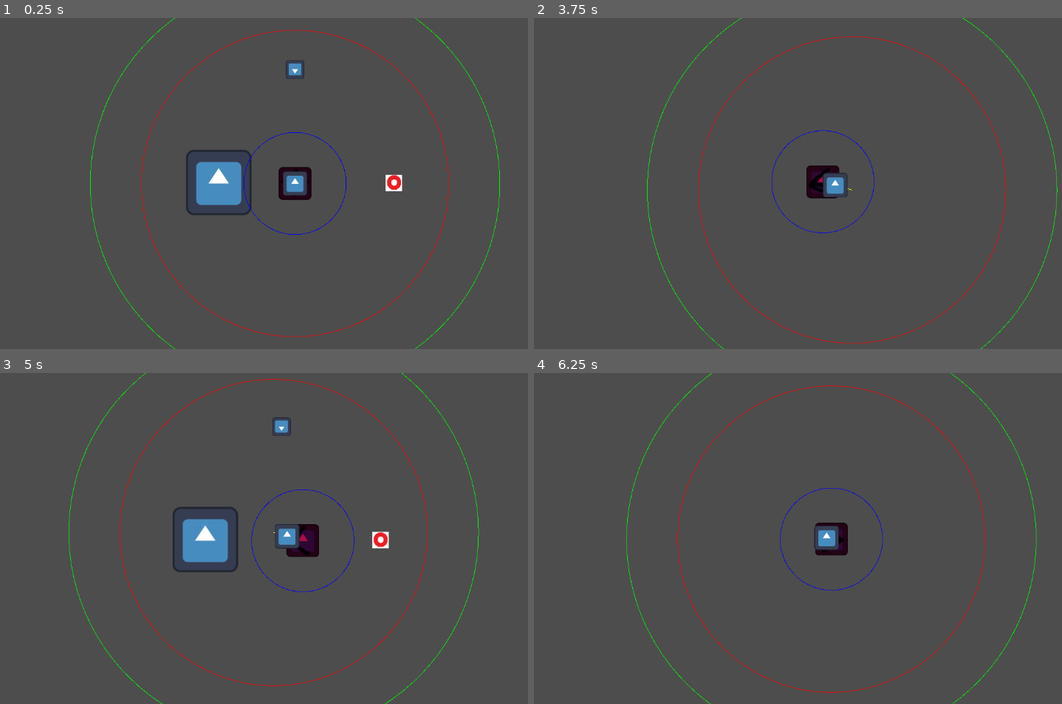
Above: before the commit, frames 1-4 (two rows, left to right).
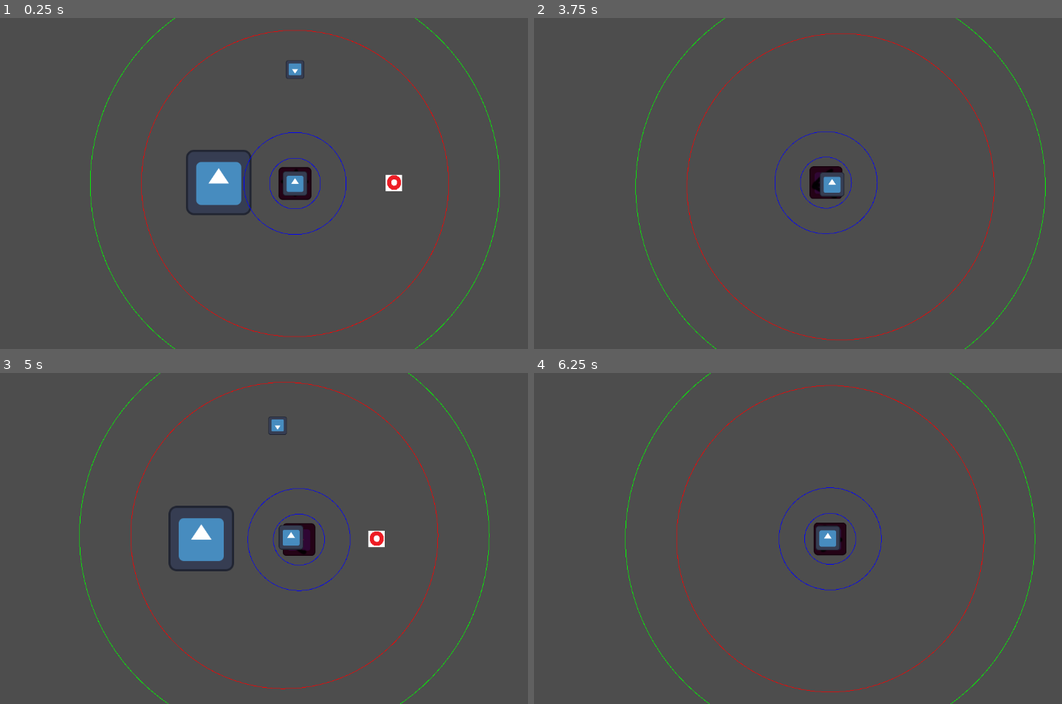
Above: after the commit, the same moments.

Repository: Tomko-Code/Relic-Seekers
Game: Godot game, scene res://src/mockup/test.tscn
The game is run twice, just before and just after one commit, with the same random seed, the same clock (stepped at 60 frames per second) and the same inputs. The engine's default icon, where the game draws it, is replaced by a stand-in: a white triangle on a blue panel in a dark square.
Inputs (mouse positions are in pixels of both pictures, inside the frame that each line leads up to):
- Up to frame 1 (0.25 s): no input
- Up to frame 2 (3.75 s): tap Enter at 0.5, 2.75 s; move the mouse to (956, 166) at 0.52 s; hold D (move_right) 0.53-1.28 s; move the mouse to (713, 200) at 1.27 s; hold S (move_down) 1.28-2.03 s; tap Space at 2, 3.5 s; move the mouse to (887, 110) at 2.02 s; hold D (move_right) 2.03-2.78 s; move the mouse to (798, 249) at 2.77 s; hold W (move_up) 2.78-3.53 s; move the mouse to (1003, 233) at 3.52 s; hold A (move_left) from 3.53 s (still down)
- Up to frame 3 (5 s): keep holding A (move_left); move the mouse to (116, 488) at 4.27 s
- Up to frame 4 (6.25 s): move the mouse to (856, 538) at 5.02 s; release A (move_left) at 5.03 s; hold S (move_down) 5.03-5.78 s; move the mouse to (739, 455) at 5.77 s; hold D (move_right) from 5.78 s (still down)

The runs differ from the first frame. In frame 1, less than 0.1% of the frame differs, in the area x 51-61%, y 42-58%; in frame 2, 2.6%; in frame 3, 3.8%, in the area x 13-93%, y 0-100%; in frame 4, 2.1%.

Commit message:
added inner_zone

Diff:
--- a/src/entities/player/player_entity.gd
+++ b/src/entities/player/player_entity.gd
@@ -12,11 +12,12 @@
 	var camera_speed = 1
 	var near_zone = 300
 	var far_zone = 400
+	var inner_zone = 50
 	var debug_display = true
 
 	GameManager.attach_camera_to_node(self, use_zones,
 		interpolate_camera_position, camera_speed, near_zone, far_zone,
-		debug_display)
+		inner_zone, debug_display)
 
 
 func _physics_process(_delta):
--- a/src/globals/game_manager.gd
+++ b/src/globals/game_manager.gd
@@ -51,13 +51,16 @@
 
 	scene.queue_free()
 
-func attach_camera_to_node(target_node: Node, _use_zones: bool = true, _interpolate_distance_from_mouse: bool = true,
-			_speed = 3, _near_zone = 300, _far_zone = 400, _draw_debug = false):
+func attach_camera_to_node(target_node: Node, _use_zones: bool = true,
+	_interpolate_distance_from_mouse: bool = true, _speed: float = 3,
+	_near_zone: float = 300, _far_zone: float = 400, _inner_zone: float = 0,
+	_draw_debug: bool = false):
 	await get_tree().process_frame
 	if game_camera.get_parent():
 		game_camera.get_parent().remove_child(game_camera)
 	target_node.add_child(game_camera)
-	game_camera.initialize(_use_zones, _interpolate_distance_from_mouse, _speed, _near_zone, _far_zone, _draw_debug)
+	game_camera.initialize(_use_zones, _interpolate_distance_from_mouse, _speed, _near_zone,
+		_far_zone, _inner_zone, _draw_debug)
 
 # just for quick test proly should be inside Menu !
 # states maby not needed here !
--- a/src/other/FollowCamera.tscn
+++ b/src/other/FollowCamera.tscn
@@ -13,4 +13,3 @@
 texture = ExtResource("2_dixgj")
 
 [node name="Camera2D" type="Camera2D" parent="."]
-scale = Vector2(1, 1)
--- a/src/other/follow_camera.gd
+++ b/src/other/follow_camera.gd
@@ -1,4 +1,6 @@
 extends Node2D
+
+#TODO: support multiple zones, with different, inner/far_near zones
 
 @onready var Cursor = $CursorLayer/Cursor
 @onready var Camera = $Camera2D
@@ -7,6 +9,8 @@
 
 var near_zone = 300
 var far_zone = 400
+var inner_zone = 100
+
 var intermediate_zone = far_zone - near_zone
 
 var draw_zones = true
@@ -18,11 +22,15 @@
 var last_offset = Vector2.ZERO
 
 func initialize(_use_zones: bool = true, _interpolate_distance_from_mouse: bool = true,
-			_speed = 3, _near_zone = 300, _far_zone = 400, _draw_debug = false):
+			_speed = 3, _near_zone = 300, _far_zone = 400, _inner_zone = 0, _draw_debug = false):
 	speed = _speed
 	near_zone = _near_zone
 	far_zone = _far_zone
 	intermediate_zone = _far_zone - _near_zone
+	if _inner_zone == 0:
+		inner_zone = intermediate_zone
+	else:
+		inner_zone = _inner_zone
 
 	draw_zones = _draw_debug
 	Cursor.visible = _draw_debug
@@ -38,7 +46,8 @@
 		print(last_offset)
 		draw_arc(last_offset, near_zone, PI*2, 0, 100, Color(1, 0, 0), 1)
 		draw_arc(last_offset, far_zone, PI*2, 0, 100, Color(0, 1, 0), 1)
-		draw_arc(Vector2.ZERO, far_zone - near_zone, PI*2, 0, 100, Color(0, 0, 1), 1)
+		draw_arc(Vector2.ZERO, intermediate_zone, PI*2, 0, 100, Color(0, 0, 1), 1)
+		draw_arc(Vector2.ZERO, inner_zone, PI*2, 0, 100, Color(0, 0, 1), 1)
 		draw_line(Camera.position, last_offset, Color(1,1,0), 1)
 
 func _process(delta):
@@ -49,6 +58,10 @@
 		var offset = mouse_pos - screen_center
 
 		offset = offset.normalized() * max(0, offset.length() - near_zone)
+		print((offset.length() / intermediate_zone))
+		offset = offset.normalized() * (offset.length() / intermediate_zone) * inner_zone
+
+
 
 		if offset.length() < 1:
 			if interpolate_distance_from_mouse:
@@ -59,8 +72,9 @@
 				Cursor.position = screen_center
 				Camera.position = Vector2.ZERO
 		else:
-			if offset.length() > intermediate_zone:
-				offset = offset.normalized() * intermediate_zone
+			if offset.length() > inner_zone:
+				#offset = offset.normalized() * intermediate_zone
+				offset = offset.normalized() * inner_zone
 			if interpolate_distance_from_mouse:
 				Cursor.position = Cursor.position.lerp(screen_center + offset, speed * delta)
 				Camera.position = Camera.position.lerp(Vector2.ZERO + offset, speed * delta)
@@ -68,7 +82,8 @@
 				Cursor.position = screen_center + offset
 				Camera.position = Vector2.ZERO + offset
 		last_offset = offset
-		queue_redraw()
+		if draw_zones:
+			queue_redraw()
 	else:
 		Cursor.position = screen_center
 		Camera.position = Vector2.ZERO
